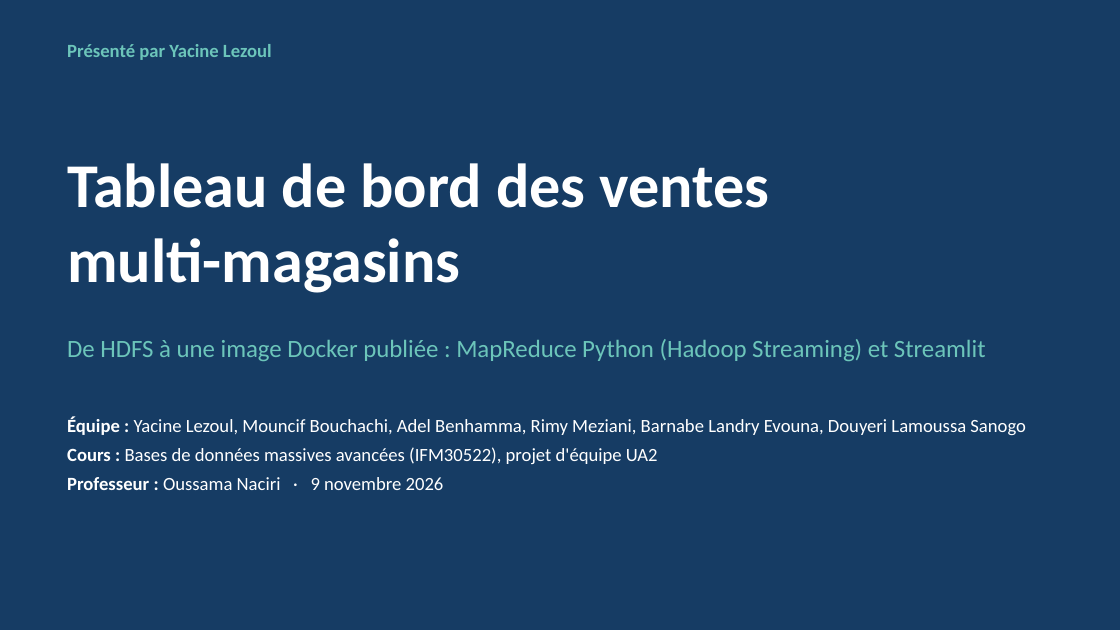
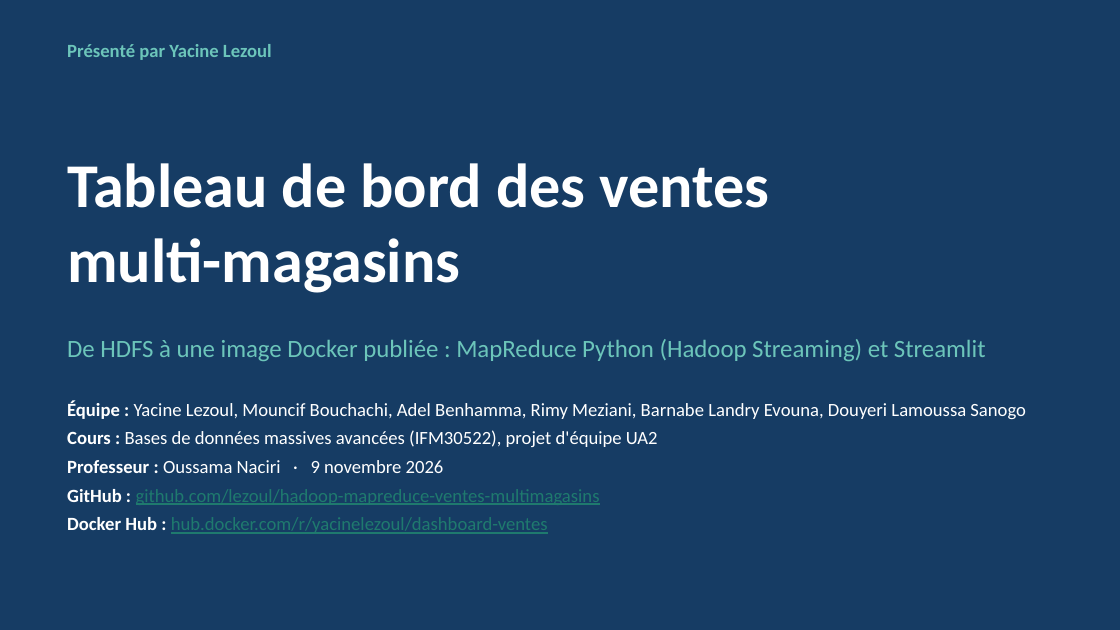
Before and after one commit to lezoul/hadoop-mapreduce-ventes-multimagasins, a slide deck: slide 1 of presentation.pptx. Drawn at 1120x630 pixels with LibreOffice and Linux fonts; fonts in the diff are those of the drawing. Boxes give left, top, right and bottom in pixels: in the first picture for what was removed or moved away, otherwise in the second. Text is boxed around its words. In the diff, an @@ line names an element or a change of style, - is before the commit and + after.

Commit message:
Liens cliquables et capture Docker Hub

```diff
--- a/presentation.pptx
+++ b/presentation.pptx
@@ text "Équipe : Yacine Lezoul, Mouncif ...": place and size @@
-text "Équipe : Yacine Lezoul, Mouncif ..." at [67,417,1026,490]
+text "Équipe : Yacine Lezoul, Mouncif ..." at [67,400,1026,534]
@@ text at [67,489,600,534]: paragraphs added @@
+GitHub : github.com/lezoul/hadoop-mapreduce-ventes-multimagasins
+Docker Hub : hub.docker.com/r/yacinelezoul/dashboard-ventes
```
Also in this commit, not shown: 2 other slides changed, 3 other files.
